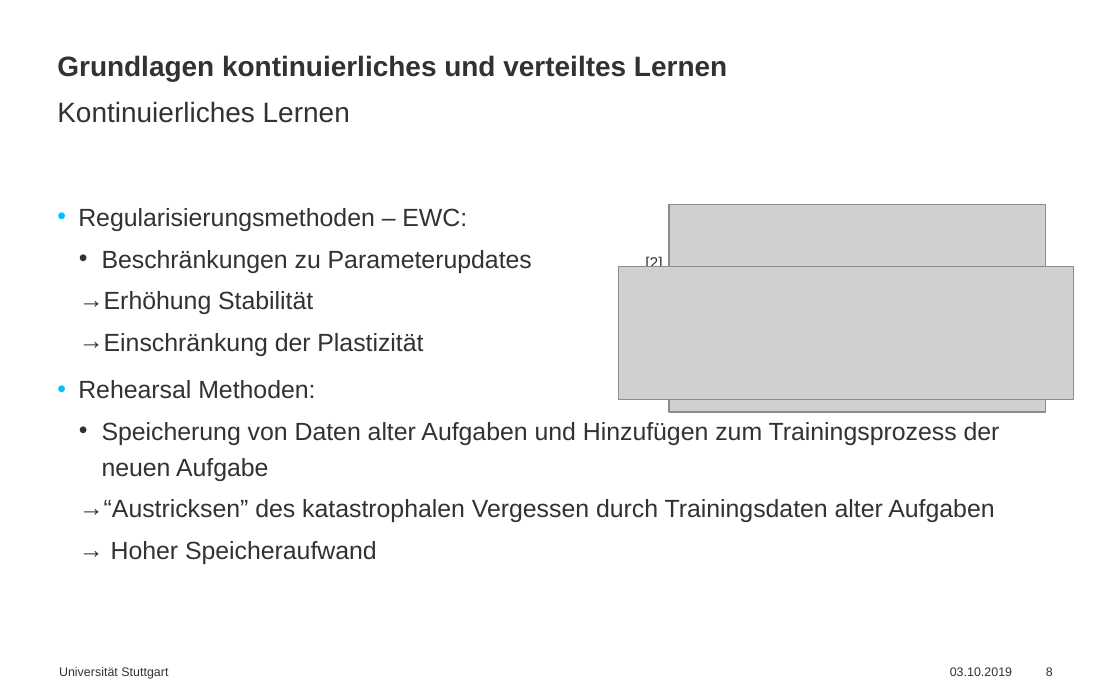
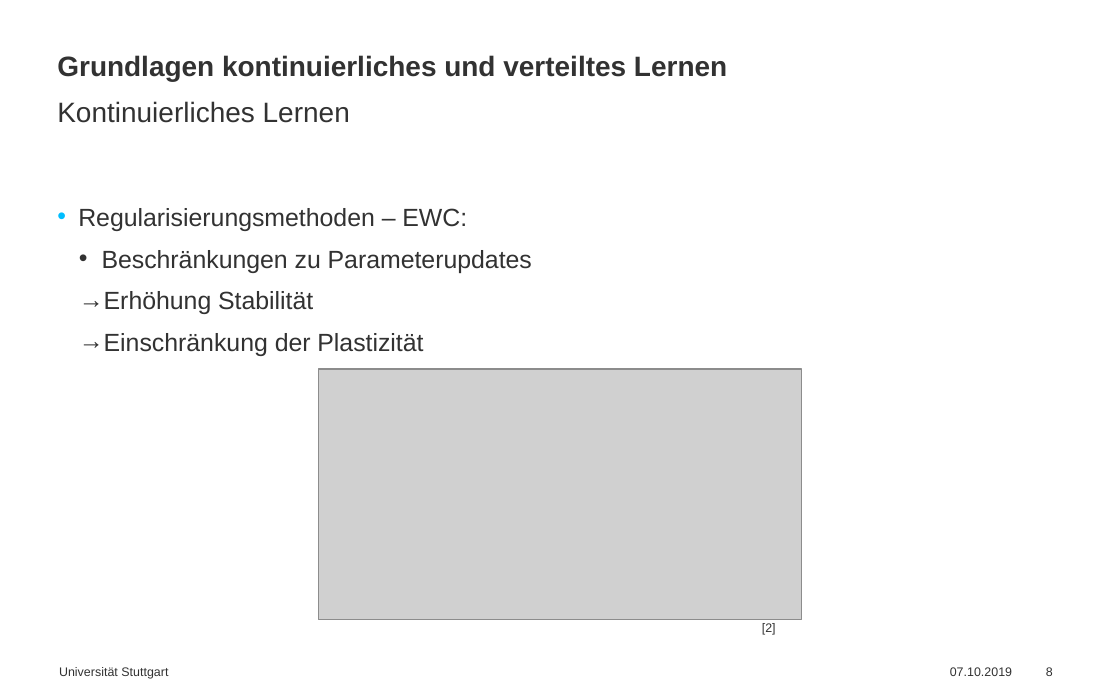
Before and after one commit to simonbuerste/Masterarbeit, a slide deck: slide 8 of Praesentationen/Abschlussvortrag.pptx. Drawn at 1120x700 pixels with LibreOffice and Linux fonts; fonts in the diff are those of the drawing; grey boxes stand for pictures. Boxes give left, top, right and bottom in pixels: in the first picture for what was removed or moved away, otherwise in the second. Text is boxed around its words. In the diff, an @@ line names an element or a change of style, - is before the commit and + after.

```diff
--- a/Praesentationen/Abschlussvortrag.pptx
+++ b/Praesentationen/Abschlussvortrag.pptx
@@ text at [102,250,532,273]: text changed @@
-  • Beschränkungen zu Parameterupdates [2]
+  • Beschränkungen zu Parameterupdates
@@ picture removed at [618,267,1073,399] @@
@@ text at [78,380,1000,564]: paragraphs removed @@
-• Rehearsal Methoden:
-  • Speicherung von Daten alter Aufgaben und Hinzufügen zum Trainingsprozess der neuen Aufgabe
-  → “Austricksen” des katastrophalen Vergessen durch Trainingsdaten alter Aufgaben
-  → Hoher Speicheraufwand
@@ picture: place and size @@
-picture at [669,205,1046,412]
+picture at [318,368,801,619]
@@ text added at [762,623,776,635], 8 pt, text #323232 @@
+[2]
@@ text at [950,667,1012,676]: text changed @@
-03.10.2019
+07.10.2019
```
Also in this commit, not shown: 15 other slides changed, 6 slides added, 1 other file.
